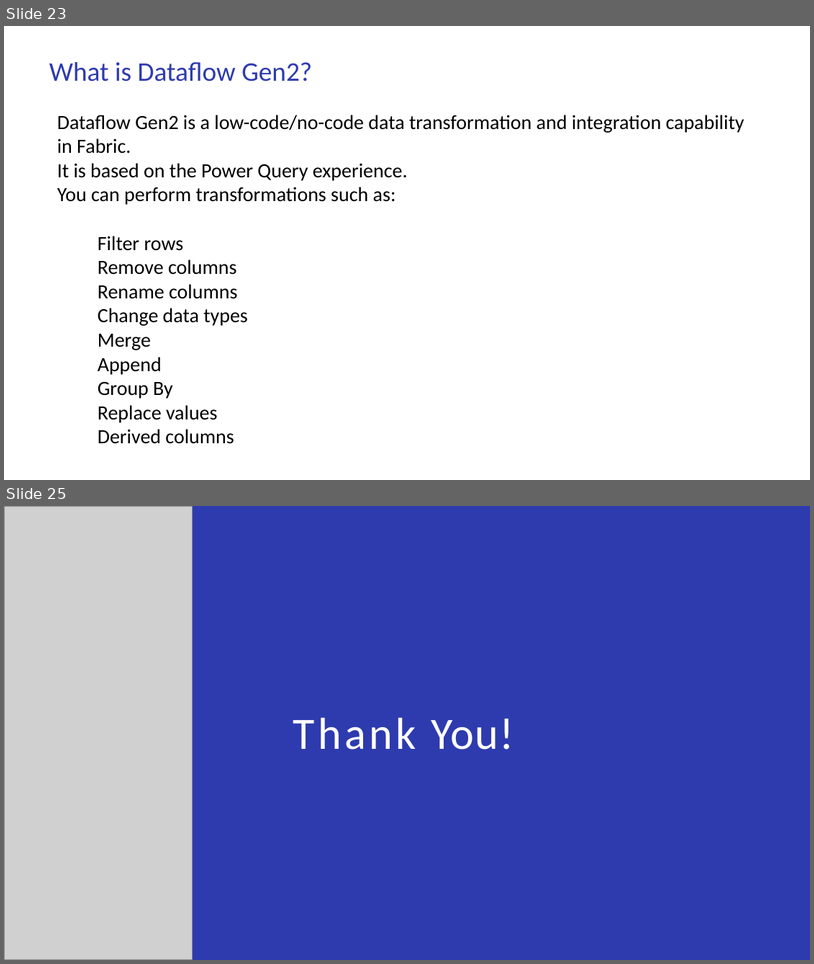
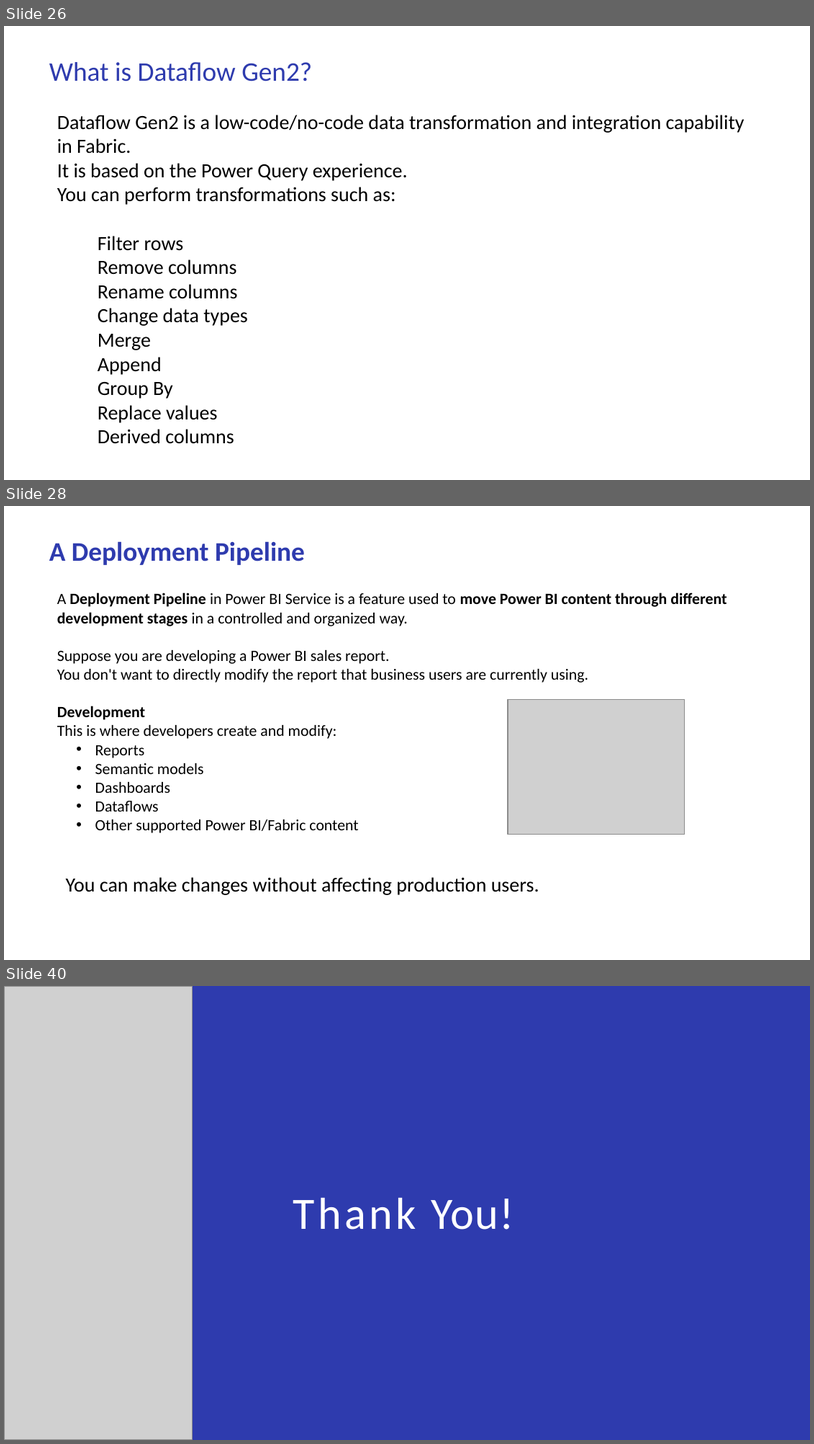
Before and after one commit to babjeereddy/ppt, a slide deck: MS_Fabric.pptx. Shown one above the other, each under a label of ours: slides 23 and 25 before the commit, slides 26, 28 and 40 after it; the slides between them are not shown. The pictures are 814x964 and 814x1444 pixels, drawn with LibreOffice and Linux fonts; fonts in the diff are those of the drawing; grey boxes stand for pictures. Boxes give left, top, right and bottom in pixels: in the first picture for what was removed or moved away, otherwise in the second. Text is boxed around its words. In the diff, an @@ line names an element or a change of style, - is before the commit and + after.

```diff
--- a/MS_Fabric.pptx
+++ b/MS_Fabric.pptx
@@ slide 28 added at [4, 506, 810, 960], background #FFFFFF @@
@@ title added at [49, 541, 305, 565], 24 pt, text #2E3BAE, bold @@
+A Deployment Pipeline
@@ text added at [57, 592, 727, 833], 14 pt, text #000000 @@
+A Deployment Pipeline in Power BI Service is a feature used to move Power BI content through different development stages in a controlled and organized way.
+Suppose you are developing a Power BI sales report.
+You don't want to directly modify the report that business users are currently using.
+Development
+This is where developers create and modify:
+  • Reports
+  • Semantic models
+  • Dashboards
+  • Dataflows
+  • Other supported Power BI/Fabric content
@@ picture added at [508, 700, 684, 834] @@
@@ text added at [66, 877, 540, 895], 18 pt, text #000000 @@
+You can make changes without affecting production users.
@@ what was slide 23 is now slide 26 @@
@@ what was slide 25 is now slide 40 @@
```
Also in this commit, not shown: 1 slide changed, 14 other slides added, 3 other files.
